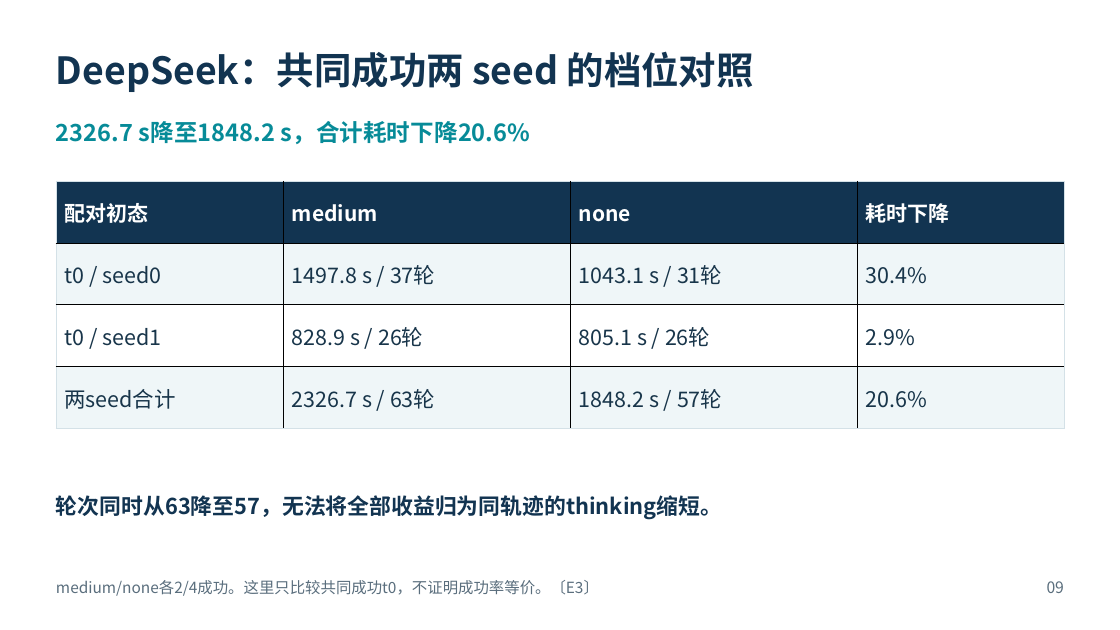
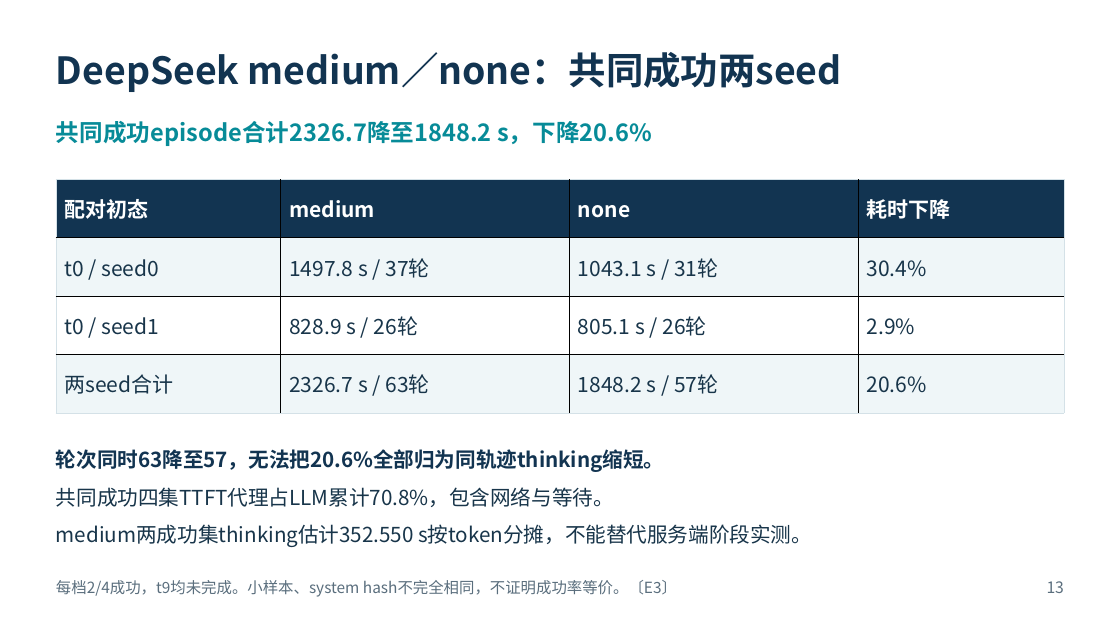
Before and after one commit to Xxc33128/embodied-ai, a slide deck: slide 13 of weeks/2026_1012-1018_RPent多模型性能分析/2026-10-14-综合性能评估/具身智能推理性能评估汇报.pptx (slide 9 before the commit). Drawn at 1120x630 pixels with LibreOffice and Linux fonts; fonts in the diff are those of the drawing. Boxes give left, top, right and bottom in pixels: in the first picture for what was removed or moved away, otherwise in the second. Text is boxed around its words. In the diff, an @@ line names an element or a change of style, - is before the commit and + after.

```diff
--- a/weeks/2026_1012-1018_RPent多模型性能分析/2026-10-14-综合性能评估/具身智能推理性能评估汇报.pptx
+++ b/weeks/2026_1012-1018_RPent多模型性能分析/2026-10-14-综合性能评估/具身智能推理性能评估汇报.pptx
@@ text at (56, 52, 842, 92): text changed @@
-DeepSeek：共同成功两 seed 的档位对照
+DeepSeek medium／none：共同成功两seed
@@ text at (56, 121, 652, 146): text changed @@
-2326.7 s降至1848.2 s，合计耗时下降20.6%
+共同成功episode合计2326.7降至1848.2 s，下降20.6%
@@ table at (56, 180, 1065, 413) @@
@@ size 18.4 to 18 pt in "t0 / seed0", "1497.8 s / 37轮", "1043.1 s / 31轮", "30.4%" and 8 more places @@
@@ text at (56, 449, 665, 472): text changed; size 18.8 to 17.6 pt @@
-轮次同时从63降至57，无法将全部收益归为同轨迹的thinking缩短。
+轮次同时63降至57，无法把20.6%全部归为同轨迹thinking缩短。
@@ text added at (56, 487, 614, 507), 17.6 pt, text #18354A @@
+共同成功四集TTFT代理占LLM累计70.8%，包含网络与等待。
@@ text added at (56, 524, 812, 547), 17.6 pt, text #18354A @@
+medium两成功集thinking估计352.550 s按token分摊，不能替代服务端阶段实测。
@@ text at (56, 580, 677, 597): text changed @@
-medium/none各2/4成功。这里只比较共同成功t0，不证明成功率等价。〔E3〕
+每档2/4成功，t9均未完成。小样本、system hash不完全相同，不证明成功率等价。〔E3〕
@@ text at (1047, 581, 1064, 593): text changed @@
-09
+13
```
Also in this commit, not shown: 5 other slides changed, 13 slides added, 14 slides removed, 4 other files.
